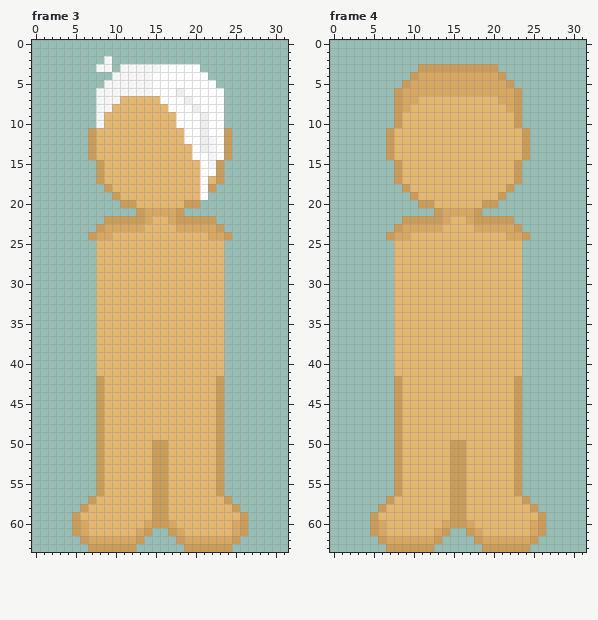
Pixel-art file, stored at Assets/Resources/Clothes/Hair Front.aseprite. Above: the version before the commit.
32x64 pixels, 6 frames. Colours within 5 levels of each other are drawn and written as one. Shown: frame 3, frame 4. The commit also changed other frames, which this record leaves out.
Once edited:
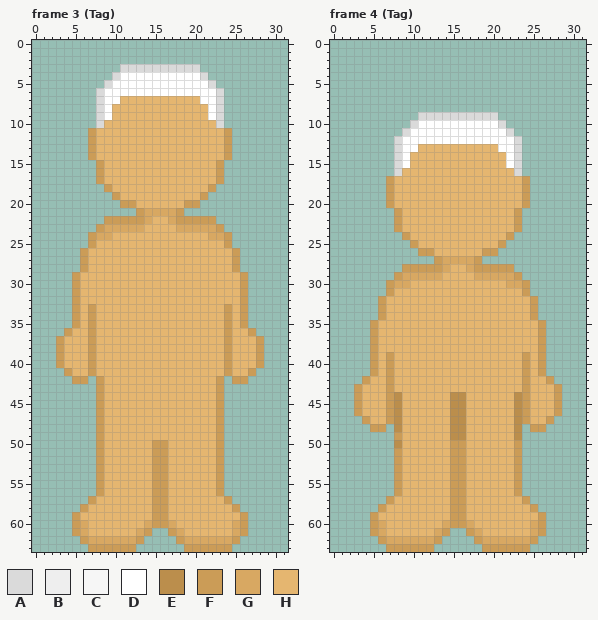
Palette (. is transparent): A #dadada  B #eeeeee  C #f6f6f6  D #ffffff  E #bb8e4c  F #cb9c57  G #d8a862  H #e5b670
The exact change:
layer "Arms" now shown
Frame 3 (Tag), layers "Hair", "Arms":
y 2: x 9 C -> .
y 3: x 8..9 CC -> ..; x 11..20 CCCCCDDDDD -> AAAAAAAAAA
y 4: x 10..14 CCCCC -> ADDDD; x 21 D -> A
y 5: x 9..14 CCCCCC -> ADDDDD; x 22 D -> A
y 6: x 8..14 CCCCCCC -> ADDDDDD; x 18 B -> D; x 23 D -> A
y 7: x 8..10 CCC -> ADD; x 16..20 DDDBD -> HHHHH; x 23 D -> A
y 8: x 8..9 CC -> AD; x 17..21 DDDBD -> HHHHH; x 23 D -> A
y 9: x 8..9 CH -> AD; x 18..21 DDDB -> HHHH; x 23 D -> A
y 10: x 8 C -> A; x 18..23 DDDBDD -> HHHHHA
y 11: x 19..23 DDBDD -> HHHHH
y 12: x 19..23 DDBCD -> HHHHH
y 13: x 20..23 DBCD -> HHHH
y 14: x 20..23 DDCD -> HHHH
y 15: x 21..22 DC -> HH
y 16: x 21..22 DD -> HH
y 17..18: x 21 D -> H
y 19: x 21 D -> F
y 25: x 7 . -> F; x 24 . -> F
y 26..28: x 6..7 .. -> FH; x 24..25 .. -> HF
y 29..32: x 5..7 ... -> FHH; x 24..26 ... -> HHF
y 33..35: x 5..7 ... -> FHF; x 24..26 ... -> FHF
y 36: x 4..7 .... -> FHHF; x 24..27 .... -> FHHF
y 37..40: x 3..7 ..... -> FHHHF; x 24..28 ..... -> FHHHF
y 41: x 4..7 .... -> FHHF; x 24..27 .... -> FHHF
y 42: x 5..6 .. -> FF; x 25..26 .. -> FF
Frame 4 (Tag), layers "Hair", "Arms", "Layer 1":
y 3: x 11..20 FFFFFFFFFF -> ..........
y 4: x 10..21 FGGGGGGGGGGF -> ............
y 5: x 9..22 FGGGGGGGGGGGGF -> ..............
y 6: x 8..23 FGGGGGGGGGGGGGGF -> ................
y 7: x 8..23 FGGHHHHHHHHHHGGF -> ................
y 8: x 8..23 FGHHHHHHHHHHHHGF -> ................
y 9: x 8..23 FHHHHHHHHHHHHHHF -> ...AAAAAAAAAA...
y 10: x 8..23 FHHHHHHHHHHHHHHF -> ..ADDDDDDDDDDA..
y 11: x 7..24 FHHHHHHHHHHHHHHHHF -> ..ADDDDDDDDDDDDA..
y 12: x 7..24 FHHHHHHHHHHHHHHHHF -> .ADDDDDDDDDDDDDDA.
y 13: x 7..10 FHHH -> .ADD; x 21..24 HHHF -> DDA.
y 14: x 7..9 FHH -> .AD; x 22..24 HHF -> DA.
y 15: x 8..9 FH -> AD; x 22..23 HF -> DA
y 16: x 8 F -> A; x 23 F -> A
y 17: x 7..8 .F -> FH; x 23..24 F. -> HF
y 18: x 7..9 ..F -> FHH; x 22..24 F.. -> HHF
y 19: x 7..10 ...F -> FHHH; x 21..24 F... -> HHHF
y 20: x 7..12 ....FF -> FHHHHH; x 19..24 FF.... -> HHHHHF
y 21: x 8..23 .....FGGGGF..... -> FHHHHHHHHHHHHHHF
y 22: x 8..14 .FFFFFG -> FHHHHHH; x 17..23 GFFFFF. -> HHHHHHF
y 23: x 9..13 GGGGG -> HHHHH; x 18..22 GGGGG -> HHHHH
y 24: x 7..9 FGG -> ..F; x 22..24 GGF -> F..
y 25: x 8..10 HHH -> ..F; x 21..23 HHH -> F..
y 26: x 8..12 HHHHH -> ...FF; x 19..23 HHHHH -> FF...
y 27: x 8..23 HHHHHHHHHHHHHHHH -> .....FGGGGF.....
y 28: x 8..14 HHHHHHH -> .FFFFFG; x 17..23 HHHHHHH -> GFFFFF.
y 29: x 8..13 HHHHHH -> FGGGGG; x 18..23 HHHHHH -> GGGGGF
y 30: x 7..9 .HH -> FGG; x 22..24 HH. -> GGF
y 31: x 7 . -> F; x 24 . -> F
y 32..34: x 6..7 .. -> FH; x 24..25 .. -> HF
y 35..38: x 5..7 ... -> FHH; x 24..26 ... -> HHF
y 39..41: x 5..7 ... -> FHF; x 24..26 ... -> FHF
y 42: x 4..8 ....F -> FHHFH; x 23..27 F.... -> HFHHF
y 43: x 3..8 .....F -> FHHHFH; x 23..28 F..... -> HFHHHF
y 44..46: x 3..8 .....F -> FHHHFE; x 15..16 HH -> EE; x 23..28 F..... -> EFHHHF
y 47: x 4..8 ....F -> FHHFE; x 15..16 HH -> EE; x 23..27 F.... -> EFHHF
y 48: x 5..6 .. -> FF; x 8 F -> E; x 15..16 HH -> EE; x 23 F -> E; x 25..26 .. -> FF
y 49: x 15..16 HH -> EE; x 23 F -> E
y 50: x 8 F -> E
